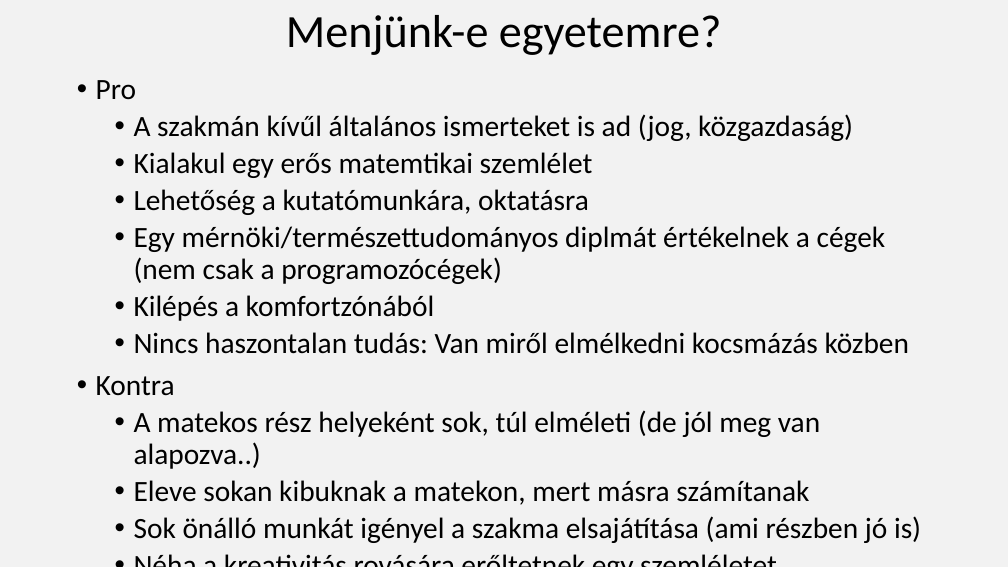
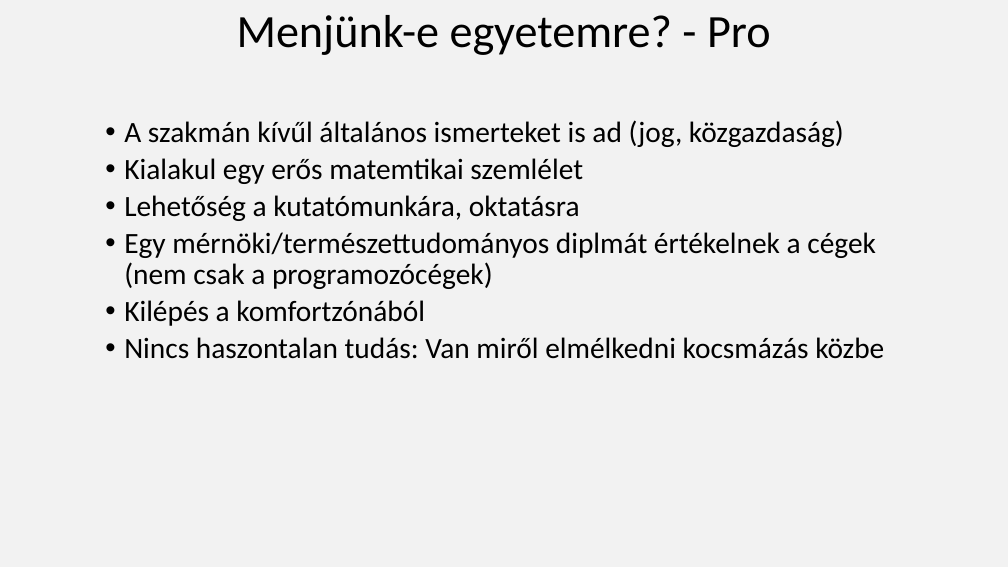
Before and after one commit to nagyandras95/Egyetem, a slide deck: slide 4 of efop/03/Programozók világa.pptx. Drawn at 1008x567 pixels with LibreOffice and Linux fonts; fonts in the diff are those of the drawing. Boxes give left, top, right and bottom in pixels: in the first picture for what was removed or moved away, otherwise in the second. Text is boxed around its words. In the diff, an @@ line names an element or a change of style, - is before the commit and + after.

```diff
--- a/efop/03/Programozók világa.pptx
+++ b/efop/03/Programozók világa.pptx
@@ title at (237, 15, 771, 55): text changed @@
-Menjünk-e egyetemre?
+Menjünk-e egyetemre? - Pro
@@ text "A szakmán kívűl általános ismerteket ...": place and size @@
-text "A szakmán kívűl általános ismerteket ..." at (96, 80, 921, 543)
+text "A szakmán kívűl általános ismerteket ..." at (124, 120, 884, 359)
@@ text at (96, 80, 136, 100): paragraph removed @@
-• Pro
@@ text at (124, 337, 884, 359): text changed @@
-  • Nincs haszontalan tudás: Van miről elmélkedni kocsmázás közben
-• Kontra
-  • A matekos rész helyeként sok, túl elméleti (de jól meg van alapozva..)
-  • Eleve sokan kibuknak a matekon, mert másra számítanak
-  • Sok önálló munkát igényel a szakma elsajátítása (ami részben jó is)
-  • Néha a kreativitás rovására erőltetnek egy szemléletet
+  • Nincs haszontalan tudás: Van miről elmélkedni kocsmázás közbe
```
Also in this commit, not shown: 2 other slides changed, 1 slide added.
